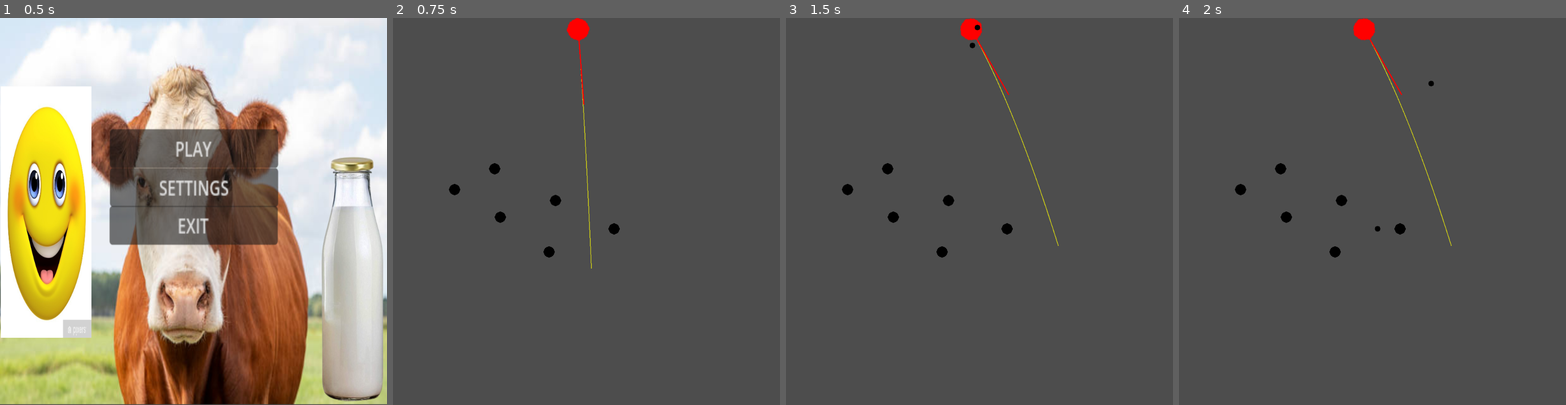
Above: before the commit, frames 1-4 (left to right).
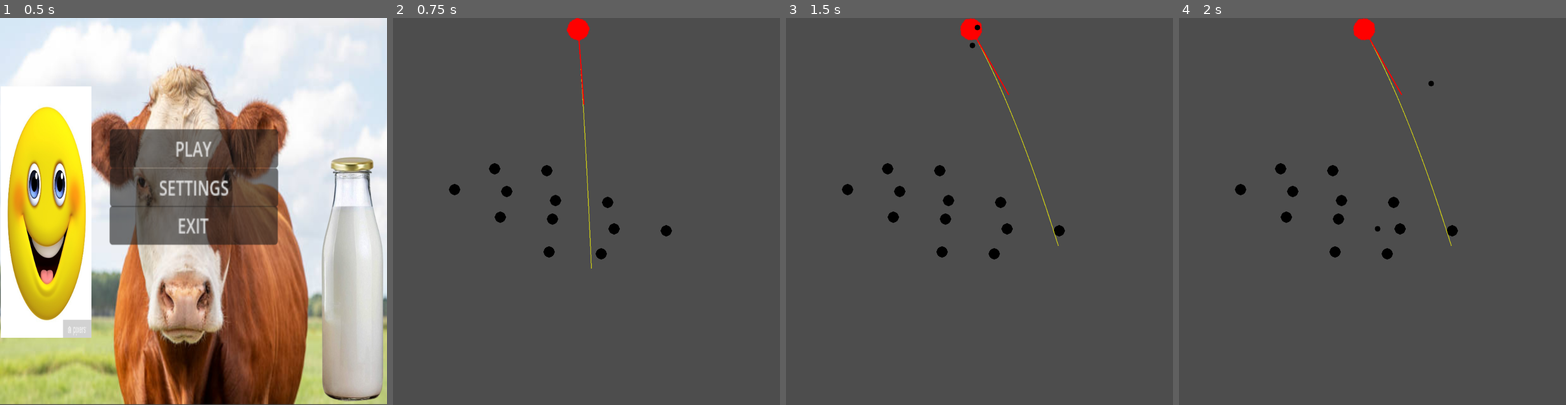
Above: after the commit, the same moments.

Repository: Temia116/Milkle_gamefart
Game: Godot game, scene res://title.tscn
The game is run twice, just before and just after one commit, with the same random seed, the same clock (stepped at 60 frames per second) and the same inputs.
Inputs (mouse positions are in pixels of both pictures, inside the frame that each line leads up to):
- Up to frame 1 (0.5 s): no input
- Up to frame 2 (0.75 s): click "PLAY" at 0.5 s
- Up to frame 3 (1.5 s): tap Enter at 1.25 s; move the mouse to (1064, 192) at 1.27 s; click (1064, 192) at 1.42 s
- Up to frame 4 (2 s): no input

Frame 1 is identical in both runs. In frame 2, 0.4% of the frame differs, in the area x 27-73%, y 38-63%; in frame 3, 0.4%; in frame 4, 0.4%.

Commit message:
made more pegs

Diff:
--- a/Main.tscn
+++ b/Main.tscn
@@ -44,3 +44,21 @@
 
 [node name="Peg4" parent="." instance=ExtResource("3_3dxm6")]
 position = Vector2(430, 483)
+
+[node name="Peg7" parent="." instance=ExtResource("3_3dxm6")]
+position = Vector2(551, 624)
+
+[node name="Peg8" parent="." instance=ExtResource("3_3dxm6")]
+position = Vector2(723, 563)
+
+[node name="Peg9" parent="." instance=ExtResource("3_3dxm6")]
+position = Vector2(301, 459)
+
+[node name="Peg10" parent="." instance=ExtResource("3_3dxm6")]
+position = Vector2(407, 404)
+
+[node name="Peg11" parent="." instance=ExtResource("3_3dxm6")]
+position = Vector2(422, 532)
+
+[node name="Peg12" parent="." instance=ExtResource("3_3dxm6")]
+position = Vector2(568, 488)
